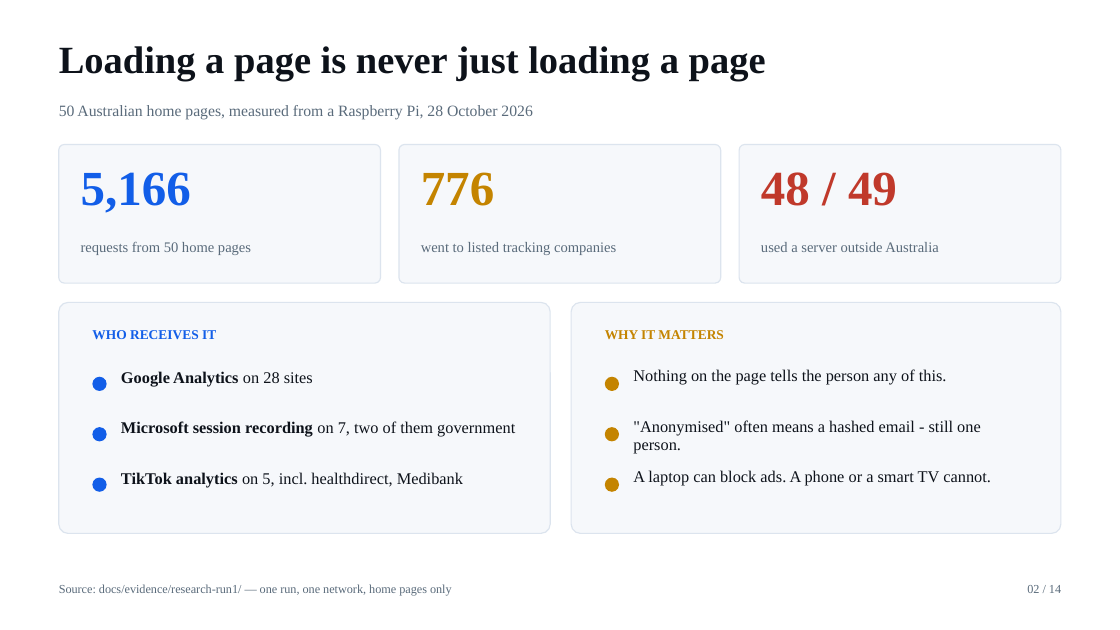
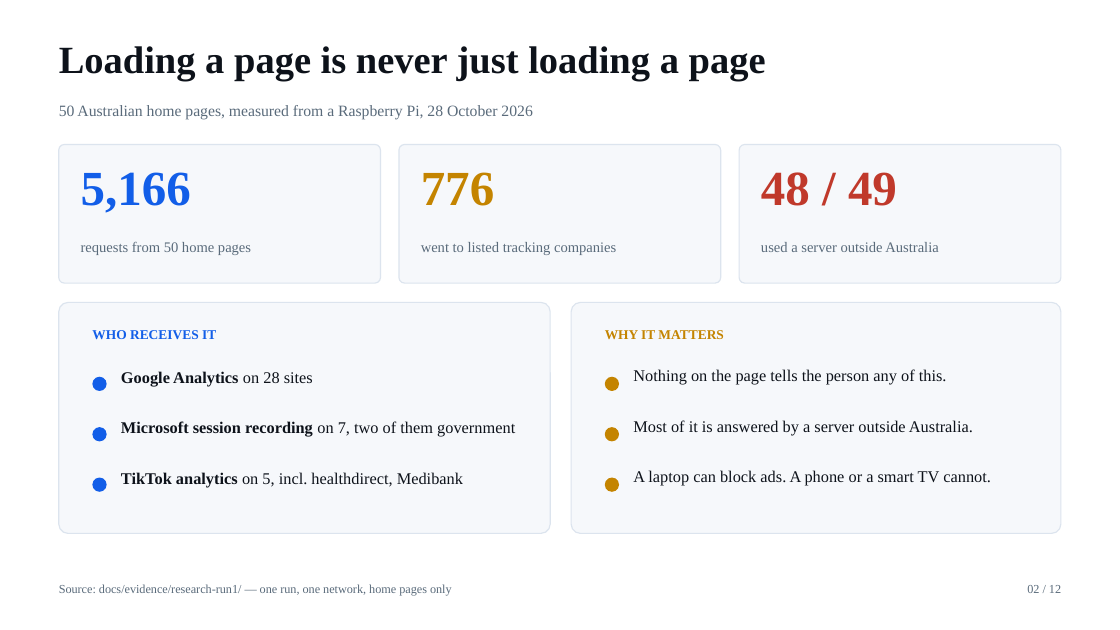
Before and after one commit to thanhdat23102005/DataExodus, a slide deck: slide 2 of DataExodus_Final_Presentation.pptx. Drawn at 1120x630 pixels with LibreOffice and Linux fonts; fonts in the diff are those of the drawing. Boxes give left, top, right and bottom in pixels: in the first picture for what was removed or moved away, otherwise in the second. Text is boxed around its words. In the diff, an @@ line names an element or a change of style, - is before the commit and + after.

```diff
--- a/DataExodus_Final_Presentation.pptx
+++ b/DataExodus_Final_Presentation.pptx
@@ text at (633, 420, 973, 436): text changed @@
-"Anonymised" often means a hashed email - still one person.
+Most of it is answered by a server outside Australia.
@@ text at (1027, 585, 1061, 593): text changed @@
-02 / 14
+02 / 12
```
Also in this commit, not shown: 8 other slides changed, 4 slides added, 6 slides removed, 4 other files.
